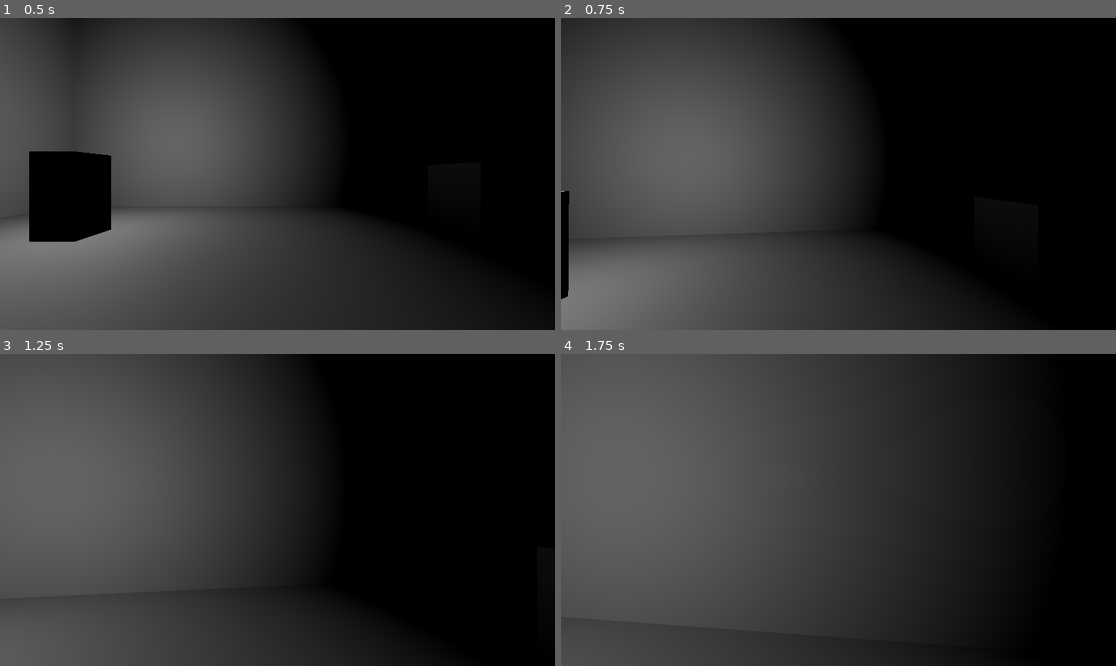
Above: before the commit, frames 1-4 (two rows, left to right).
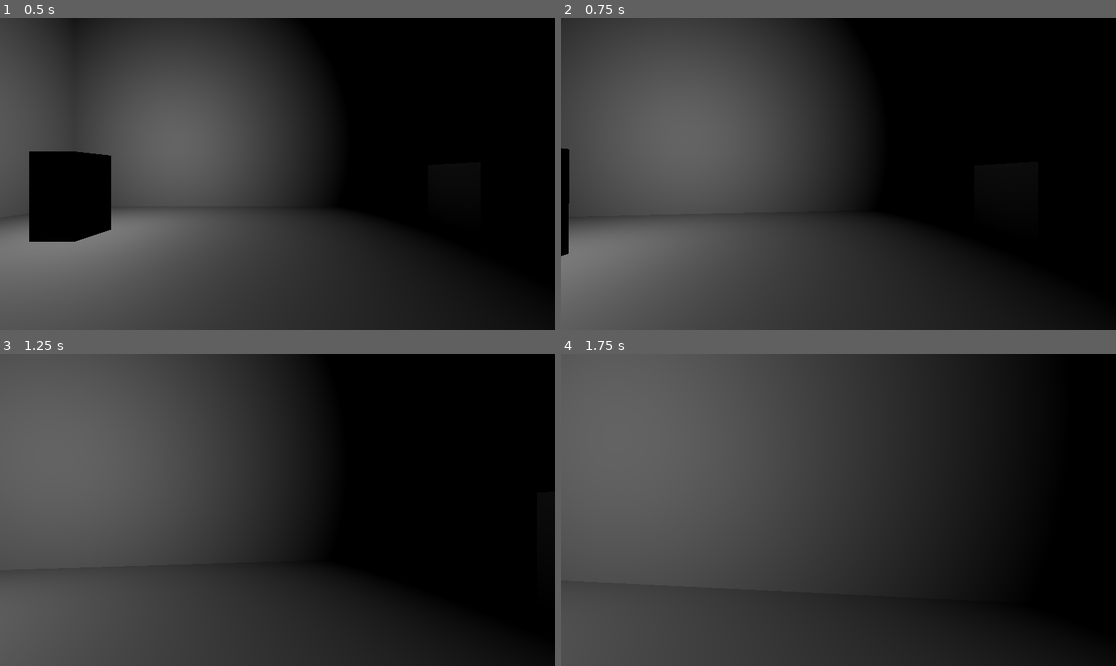
Above: after the commit, the same moments.

Repository: Sydb44/project-chimera
Game: Godot game, scene res://TestHangar.tscn
Two runs of this game, one before a commit and one after it. Both use one fixed random seed, a clock stepped at 60 frames per second and the inputs below. The project has no main scene, so this scene is started directly.
Inputs (mouse positions are in pixels of both pictures, inside the frame that each line leads up to):
- Up to frame 1 (0.5 s): no input
- Up to frame 2 (0.75 s): tap Enter (ui_accept) at 0.5 s; move the mouse to (866, 174) at 0.52 s; hold W (forward) from 0.53 s (still down); tap E (interact) at 0.6 s
- Up to frame 3 (1.25 s): keep holding W (forward); tap Enter (ui_accept) at 0.77, 0.8, 1.07 s
- Up to frame 4 (1.75 s): keep holding W (forward); move the mouse to (810, 510) at 1.27 s; tap Enter (ui_accept) at 1.35, 1.52 s; tap E (interact) at 1.55 s

Frame 1 is identical in both runs. In frame 2, 2.0% of the frame differs, in the area x 0-66%, y 41-91%; in frame 3, less than 0.1%; in frame 4, less than 0.1%.

Commit message:
fix(player): final rewrite of hud logic
Co-Authored-By: ufozn123@gmail.com <ufozn123@gmail.com>

Diff:
--- /dev/null
+++ b/ComponentHUD.tscn
@@ -0,0 +1,21 @@
+[gd_scene load_steps=1 format=3 uid="uid://bqxvhqxqxqxqx"]
+
+[node name="ComponentHUD" type="Control"]
+layout_mode = 3
+anchors_preset = 15
+anchor_right = 1.0
+anchor_bottom = 1.0
+
+[node name="StatusLabel" type="Label" parent="."]
+layout_mode = 1
+anchors_preset = 7
+anchor_left = 0.5
+anchor_top = 1.0
+anchor_right = 0.5
+anchor_bottom = 1.0
+offset_left = -100.0
+offset_top = -50.0
+offset_right = 100.0
+offset_bottom = -20.0
+text = ""
+horizontal_alignment = 1
--- a/TestHangar.tscn
+++ b/TestHangar.tscn
@@ -1,8 +1,9 @@
-[gd_scene load_steps=4 format=3 uid="uid://bqxvhqxqxqxqx"]
+[gd_scene load_steps=5 format=3 uid="uid://bqxvhqxqxqxqx"]
 
 [ext_resource type="Script" path="res://scripts/player/first_person_controller.gd" id="1_0"]
 [ext_resource type="Script" path="res://scripts/components/power_conduit.gd" id="2_0"]
 [ext_resource type="Script" path="res://scripts/components/junction_box.gd" id="3_0"]
+[ext_resource type="PackedScene" uid="uid://bqxvhqxqxqxqx" path="res://ComponentHUD.tscn" id="4_0"]
 
 [sub_resource type="CapsuleShape3D" id="CapsuleShape3D_1"]
 
@@ -74,3 +75,5 @@
 transform = Transform3D(1, 0, 0, 0, 1, 0, 0, 0, 1, -5, 3, -5)
 light_energy = 2.0
 omni_range = 10.0
+
+[node name="HUD" parent="." instance=ExtResource("4_0")]
--- a/scripts/player/first_person_controller.gd
+++ b/scripts/player/first_person_controller.gd
@@ -1,8 +1,10 @@
 extends CharacterBody3D
 
 @export var speed: float = 5.0
-@export var jump_velocity: float = 4.5
 @export var mouse_sensitivity: float = 0.002
+
+# We will get the HUD label reliably in the _ready function
+var hud_label: Label
 
 @onready var camera: Camera3D = $Camera3D
 @onready var raycast: RayCast3D = $Camera3D/RayCast3D
@@ -11,6 +13,9 @@
 
 func _ready():
 	Input.set_mouse_mode(Input.MOUSE_MODE_CAPTURED)
+	# Find the HUD label using its path in the scene tree. This is more reliable.
+	# NOTE: This assumes the HUD scene instance is named 'HUD' in TestHangar.tscn
+	hud_label = get_node("/root/TestHangar/HUD/Label")
 
 func _input(event):
 	if event is InputEventMouseMotion:
@@ -22,11 +27,9 @@
 		Input.set_mouse_mode(Input.MOUSE_MODE_VISIBLE)
 
 func _physics_process(delta):
+	# --- Player Movement ---
 	if not is_on_floor():
 		velocity.y -= gravity * delta
-
-	if Input.is_action_just_pressed("ui_accept") and is_on_floor():
-		velocity.y = jump_velocity
 
 	var input_dir = Input.get_vector("left", "right", "forward", "backward")
 	var direction = (transform.basis * Vector3(input_dir.x, 0, input_dir.y)).normalized()
@@ -39,18 +42,45 @@
 
 	move_and_slide()
 
+	# --- Game Logic ---
 	_handle_interaction()
 	_handle_debug_input()
+	_update_hud()
 
 func _handle_interaction():
 	if Input.is_action_just_pressed("interact"):
 		if raycast.is_colliding():
 			var collider = raycast.get_collider()
+			# The script is on the parent of the collision shape
 			if collider and collider.get_parent().has_method("interact"):
 				collider.get_parent().interact()
 
 func _handle_debug_input():
 	if Input.is_action_just_pressed("debug_degrade"):
-		var power_conduit = get_node("../PowerConduit")
-		if power_conduit and power_conduit.ship_component:
+		# This path is brittle but fine for a debug key
+		var power_conduit = get_node_or_null("../PowerConduit")
+		if power_conduit and "ship_component" in power_conduit:
 			power_conduit.ship_component.degrade(1.0)
+
+func _update_hud():
+	# Ensure the label exists before trying to use it
+	if not is_instance_valid(hud_label):
+		return
+
+	if raycast.is_colliding():
+		var collider = raycast.get_collider()
+		var component_node = collider.get_parent()
+
+		if component_node and "ship_component" in component_node:
+			var component = component_node.ship_component
+			if component:
+				var status_text = "Offline"
+				if component.is_powered:
+					status_text = "Powered"
+
+				var condition_percent = int(component.condition * 100)
+				hud_label.text = "%s | Condition: %s%% | Status: %s" % [component.component_name, condition_percent, status_text]
+				return
+
+	# If not looking at a valid component, clear the text
+	hud_label.text = ""
